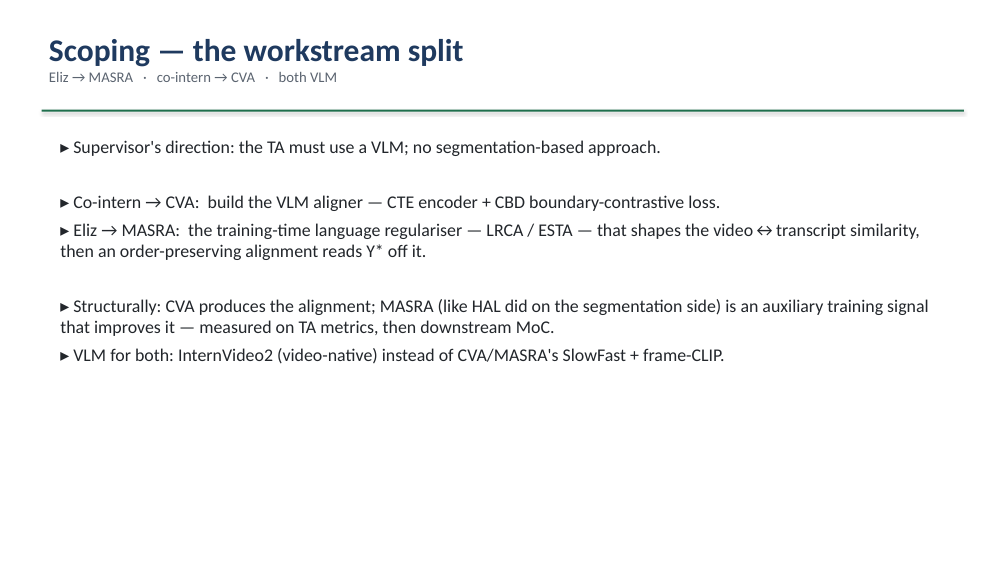
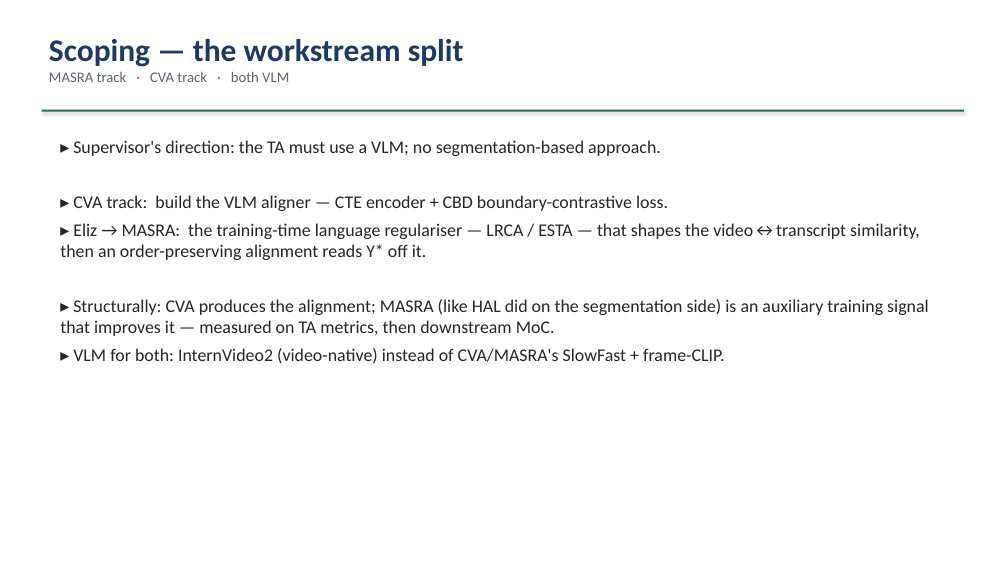
Before and after one commit to epayaslii/DELTA, a slide deck: slide 12 of slides/DELTA_progress.pptx. Drawn at 1008x567 pixels with LibreOffice and Linux fonts; fonts in the diff are those of the drawing. Boxes give left, top, right and bottom in pixels: in the first picture for what was removed or moved away, otherwise in the second. Text is boxed around its words. In the diff, an @@ line names an element or a change of style, - is before the commit and + after.

```diff
--- a/slides/DELTA_progress.pptx
+++ b/slides/DELTA_progress.pptx
@@ text at bbox=[49, 72, 289, 82]: text changed @@
-Eliz → MASRA · co-intern → CVA · both VLM
+MASRA track · CVA track · both VLM
@@ text at bbox=[73, 195, 668, 211]: text changed @@
-▸ Co-intern → CVA: build the VLM aligner — CTE encoder + CBD boundary-contrastive loss.
+▸ CVA track: build the VLM aligner — CTE encoder + CBD boundary-contrastive loss.
```
Also in this commit, not shown: 7 other slides changed, 10 other files.
